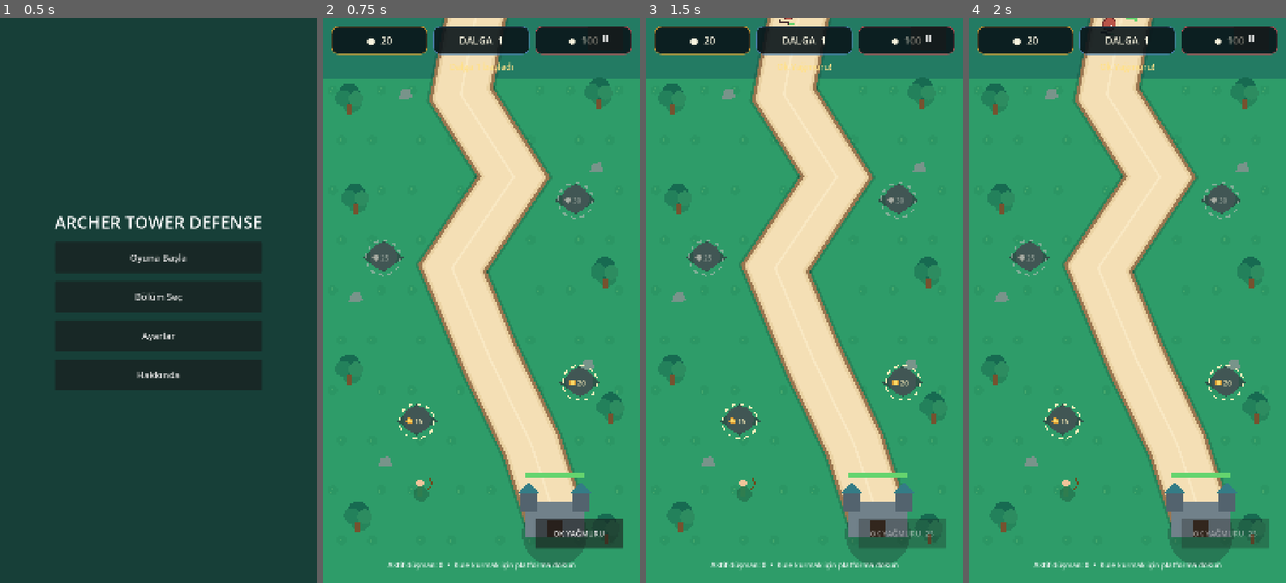
Above: before the commit, frames 1-4 (left to right).
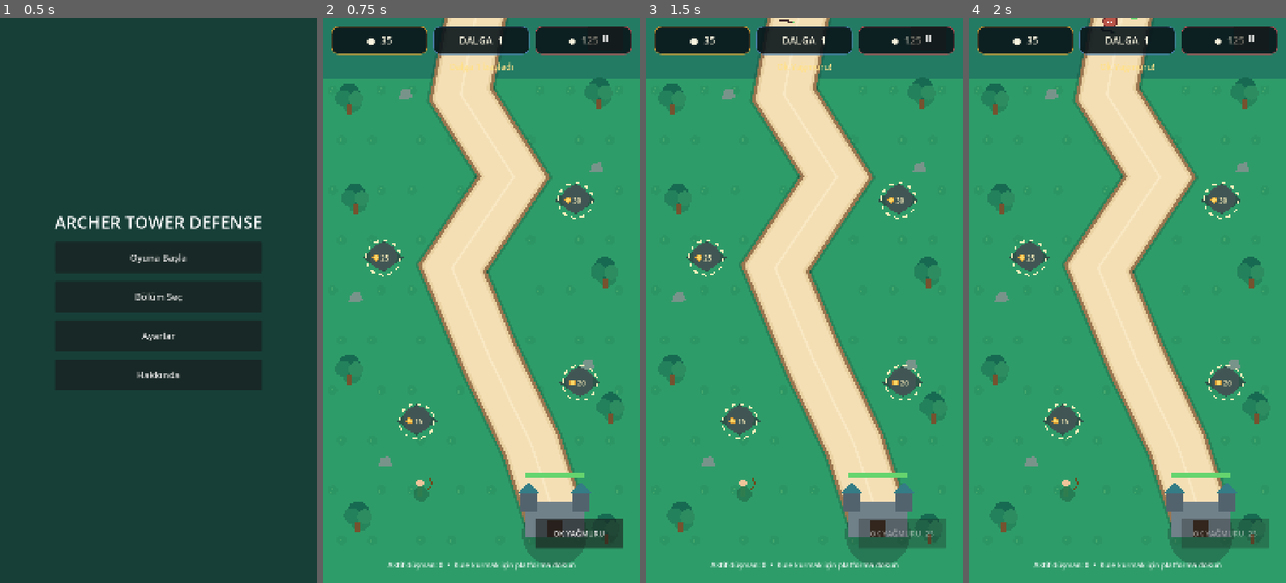
Above: after the commit, the same moments.

Repository: bulsahkecici/archer_tower_defense_starter
Game: Godot game, scene res://scenes/main_menu.tscn
Same seed, same stepped clock (60 frames per second), same inputs: the game is played once before the commit and once after it.
Inputs:
- Up to frame 1 (0.5 s): no input
- Up to frame 2 (0.75 s): click "Oyuna Başla" at 0.5 s
- Up to frame 3 (1.5 s): click "OK YAĞMURU" at 1.25 s
- Up to frame 4 (2 s): no input

Frame 1 is identical in both runs. In frame 2, 0.2% of the frame differs, in the area x 13-87%, y 3-46%; in frame 3, 0.3%; in frame 4, 0.3%, in the area x 13-87%, y 0-46%.

Commit message:
fix: ease early level difficulty curve

Diff:
--- a/scripts/level_data.gd
+++ b/scripts/level_data.gd
@@ -46,20 +46,22 @@
 		Vector2(205.0, 815.0), Vector2(860.0, 620.0)
 	]
 	return [
-		LevelData.new(1, "Yeşil Geçit", 20, 100, 10, 1.0, green_spots, [15, 20, 25, 30], &"green", 0),
-		LevelData.new(2, "Taş Vadi", 22, 100, 12, 1.08, [
+		# İlk bölüm iki temel kuleyle başlanabilecek, öğretici bir zorlukta.
+		LevelData.new(1, "Yeşil Geçit", 35, 125, 10, 0.72, green_spots, [15, 20, 25, 30], &"green", 0),
+		# İkinci bölüm hâlâ affedici; asıl standart zorluk üçüncü bölümde başlar.
+		LevelData.new(2, "Taş Vadi", 37, 115, 12, 0.86, [
 			Vector2(250.0, 1375.0), Vector2(885.0, 1210.0),
 			Vector2(220.0, 760.0), Vector2(820.0, 560.0)
 		], [16, 21, 26, 31], &"stone", 1),
-		LevelData.new(3, "Donmuş Yol", 24, 105, 14, 1.16, [
+		LevelData.new(3, "Donmuş Yol", 28, 110, 14, 1.0, [
 			Vector2(300.0, 1430.0), Vector2(900.0, 1300.0),
 			Vector2(190.0, 900.0), Vector2(845.0, 700.0)
 		], [17, 22, 27, 32], &"ice", 2),
-		LevelData.new(4, "Kızıl Orman", 25, 110, 16, 1.24, [
+		LevelData.new(4, "Kızıl Orman", 27, 110, 16, 1.15, [
 			Vector2(235.0, 1450.0), Vector2(900.0, 1130.0),
 			Vector2(210.0, 700.0), Vector2(875.0, 470.0)
 		], [18, 23, 28, 33], &"red", 3),
-		LevelData.new(5, "Son Kale", 28, 120, 20, 1.35, [
+		LevelData.new(5, "Son Kale", 30, 120, 20, 1.30, [
 			Vector2(285.0, 1390.0), Vector2(910.0, 1260.0),
 			Vector2(180.0, 840.0), Vector2(880.0, 600.0)
 		], [20, 25, 30, 35], &"gold", 4)
--- a/tests/gameplay_regression_test.gd
+++ b/tests/gameplay_regression_test.gd
@@ -70,8 +70,8 @@
 		return
 	_expect(
 		not game.tower_selection_panel.archer_button.disabled
-		and game.tower_selection_panel.crossbow_button.disabled,
-		"Başlangıç altında Okçu aktif, Arbalet pasif olmalı"
+		and not game.tower_selection_panel.crossbow_button.disabled,
+		"Kolay başlangıç altında Okçu ve Arbalet erişilebilir olmalı"
 	)
 
 	var gold_before: int = game.economy.gold
--- a/tests/stage3_runtime_test.gd
+++ b/tests/stage3_runtime_test.gd
@@ -19,10 +19,21 @@
 		game.BUILD_SPOT_COSTS == [15, 20, 25, 30],
 		"İnşa noktası maliyetleri 15/20/25/30 olmalı"
 	)
-	_expect(game.economy.gold == 20, "Başlangıç altını 20 olmalı")
+	_expect(
+		game.economy.gold == game.level_data.starting_gold
+		and game.economy.gold == 35,
+		"Kolaylaştırılan ilk bölüm 35 başlangıç altını vermeli"
+	)
+	var level_starting_gold: int = game.economy.gold
 	_expect(not game.economy.spend_gold(-1), "Negatif harcama reddedilmeli")
 	_expect(not game.economy.spend_gold(999), "Yetersiz bakiye harcaması reddedilmeli")
-	_expect(game.economy.gold == 20, "Reddedilen harcamalar bakiyeyi değiştirmemeli")
+	_expect(
+		game.economy.gold == level_starting_gold,
+		"Reddedilen harcamalar bakiyeyi değiştirmemeli"
+	)
+	# Eski düşük-bakiye ekonomi senaryosunu yeni bölüm başlangıç bonusundan
+	# bağımsız doğrula.
+	game.economy.setup(20)
 
 	game._open_tower_selection(0)
 	await process_frame
--- a/tests/stage4_runtime_test.gd
+++ b/tests/stage4_runtime_test.gd
@@ -162,7 +162,10 @@
 	game._prepare_restart()
 	await process_frame
 	_expect(game.wave == 0, "Restart hazırlığında dalga sıfırlanmalı")
-	_expect(game.economy.gold == game.STARTING_GOLD, "Restart altını sıfırlamalı")
+	_expect(
+		game.economy.gold == game.level_data.starting_gold,
+		"Restart seçili bölümün başlangıç altınını yenilemeli"
+	)
 	_expect(game.base.health == game.base.max_health, "Restart kale canını yenilemeli")
 	_expect(game.towers.is_empty(), "Restart kule listesini temizlemeli")
 	_expect(game.built_spots.all(func(value: bool) -> bool: return not value), "BuildSpot'lar boşalmalı")
--- a/tests/stage8_runtime_test.gd
+++ b/tests/stage8_runtime_test.gd
@@ -36,6 +36,23 @@
 		and catalog[0].get_path_points() != catalog[1].get_path_points()
 		and catalog[0].build_spot_positions != catalog[1].build_spot_positions,
 		"Bölümler tema, rota ve BuildSpot düzeniyle ayrışmalı"
+	)
+	_expect(
+		catalog[0].starting_gold >= catalog[0].build_spot_costs[0] + catalog[0].build_spot_costs[1]
+		and catalog[0].base_health >= 120
+		and catalog[0].wave_difficulty_multiplier <= 0.75,
+		"İlk bölüm iki temel kule ve affedici düşman değerleriyle başlamalı"
+	)
+	_expect(
+		catalog[0].wave_difficulty_multiplier
+			< catalog[1].wave_difficulty_multiplier
+		and catalog[1].wave_difficulty_multiplier
+			< catalog[2].wave_difficulty_multiplier
+		and catalog[2].wave_difficulty_multiplier
+			< catalog[3].wave_difficulty_multiplier
+		and catalog[3].wave_difficulty_multiplier
+			< catalog[4].wave_difficulty_multiplier,
+		"Bölüm zorluğu kademeli artmalı"
 	)
 	var menu_scene: PackedScene = load("res://scenes/main_menu.tscn")
 	var select_scene: PackedScene = load("res://scenes/level_select.tscn")
